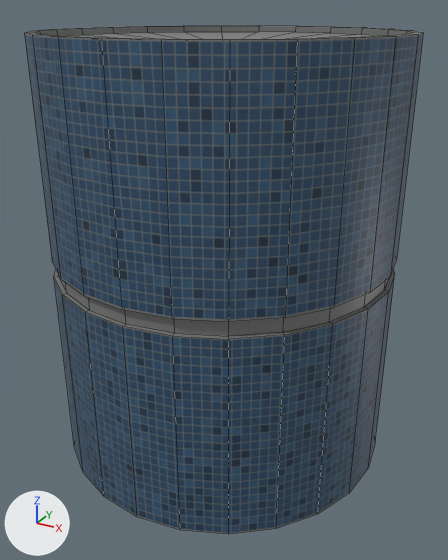
An edit to the Blender file HS-308/HS-308.blend, drawn before and after from the same camera.
Both versions are drawn from a 50 mm camera at (1.44, -2.62, 1.12) aimed at (0.03, -0.05, -0.17). Arrows for +X, +Y and +Z are at lower left; the lights stay in place. Mesh edges are drawn as thin lines.

Names of what the first picture shows: 'Body'.
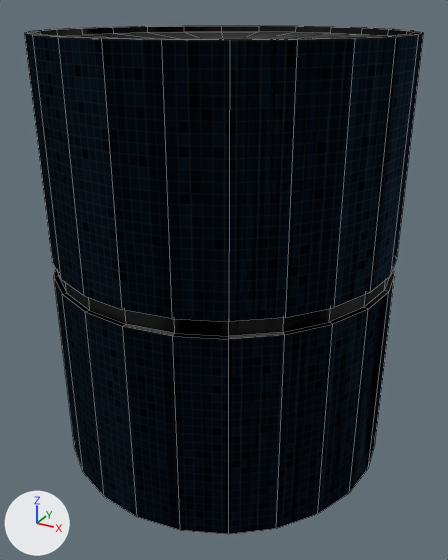
What changed in the scene script:
```text
Add img_uv_layout_nrm_png:
    img_uv_layout_nrm_png = load_image('uv_layout_NRM.png', 'uv_layout_NRM.png', 512, 512, 'sRGB')
Add ng_maincolor:
    ng_maincolor = bpy.data.node_groups.new('MainColor', 'ShaderNodeTree')
    # nodes: Math, Mix
Add ng_standardshader:
    ng_standardshader = bpy.data.node_groups.new('StandardShader', 'ShaderNodeTree')
    # nodes: BsdfPrincipled, Math, NormalMap
Add ng_dxtnormal:
    ng_dxtnormal = bpy.data.node_groups.new('dxtNormal', 'ShaderNodeTree')
    # nodes: CombineColor, CombineXYZ, Math, SeparateColor, VectorMath
Add ng_color4:
    ng_color4 = bpy.data.node_groups.new('Color4', 'ShaderNodeTree')
    # nodes: 
Change mat_uv_layout_png:
    remove # nodes: BsdfPrincipled, OutputMaterial, TexImage
    nodes: Group x4, OutputMaterial, TexImage x2, UVMap, Value x2
    colours: white #ffffff, black #000000
    uses the picture img_uv_layout_nrm_png
```

Pixel boxes (x1, y1, x2, y2) of what changed, in the pictures (448 x 560 px):
'Body', surface changed: (25, 26, 423, 534) in both
